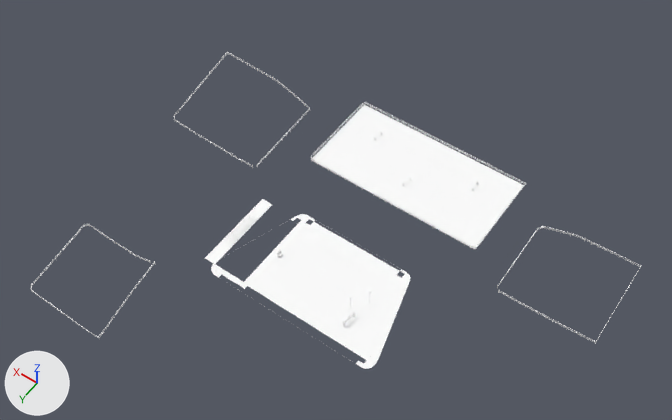
Before and after pictures for a commit that changed the glTF model games/yorimichi/assets/belmonte/meshes/SM_BM_BE_0_Grounds.glb.
Both versions are drawn from a 50 mm lens placed at (-110.0, 139.0, 261.0), pointed at (5.0, -22.0, 8.0). Every picture has the same lights, and +X, +Y and +Z are marked at lower left. The first picture is the older version. Vertices at exactly the same position are counted once.

In view in the first picture: 'SM_BM_BE_0_Grounds'.
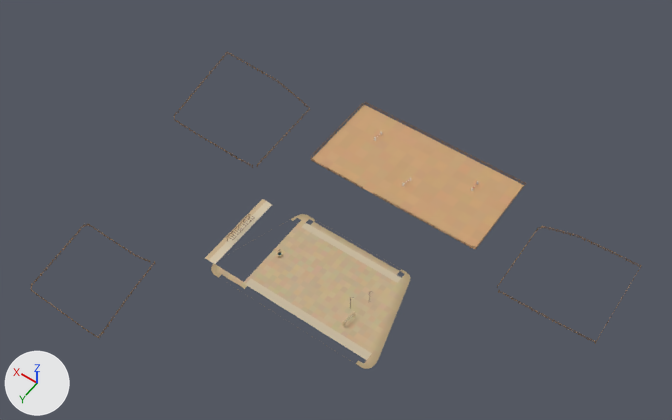
What the commit changed:
me_sm_be_0_grounds has 8874 vertices, 11996 faces and spans x -90.0..84.0, y -76.0..55.0, z -17.0..11.0.
me_sm_be_0_grounds is used by ob_sm_bm_be_0_grounds; location (0.0, 0.0, 0.0).
me_sm_be_0_grounds part 1: 9823 faces centred in x -90.0..84.0, y -76.0..55.0, z -16.0..11.0 are repainted in the vertex colours; the middle colour goes from white #ffffff to brown #836546.
me_sm_be_0_grounds part 2: 2173 faces centred in x -39.0..32.0, y -74.0..19.0, z 0.0..7.0 are repainted in the vertex colours; the middle colour goes from white #ffffff to beige #c9ad89.

Where the change shows, as pixel boxes (x1, y1, x2, y2) in the pictures (672 x 420 px):
part 1 of me_sm_be_0_grounds, recoloured: (31, 52, 641, 369) in both
part 2 of me_sm_be_0_grounds, recoloured (white to beige): (205, 105, 524, 369) in both
